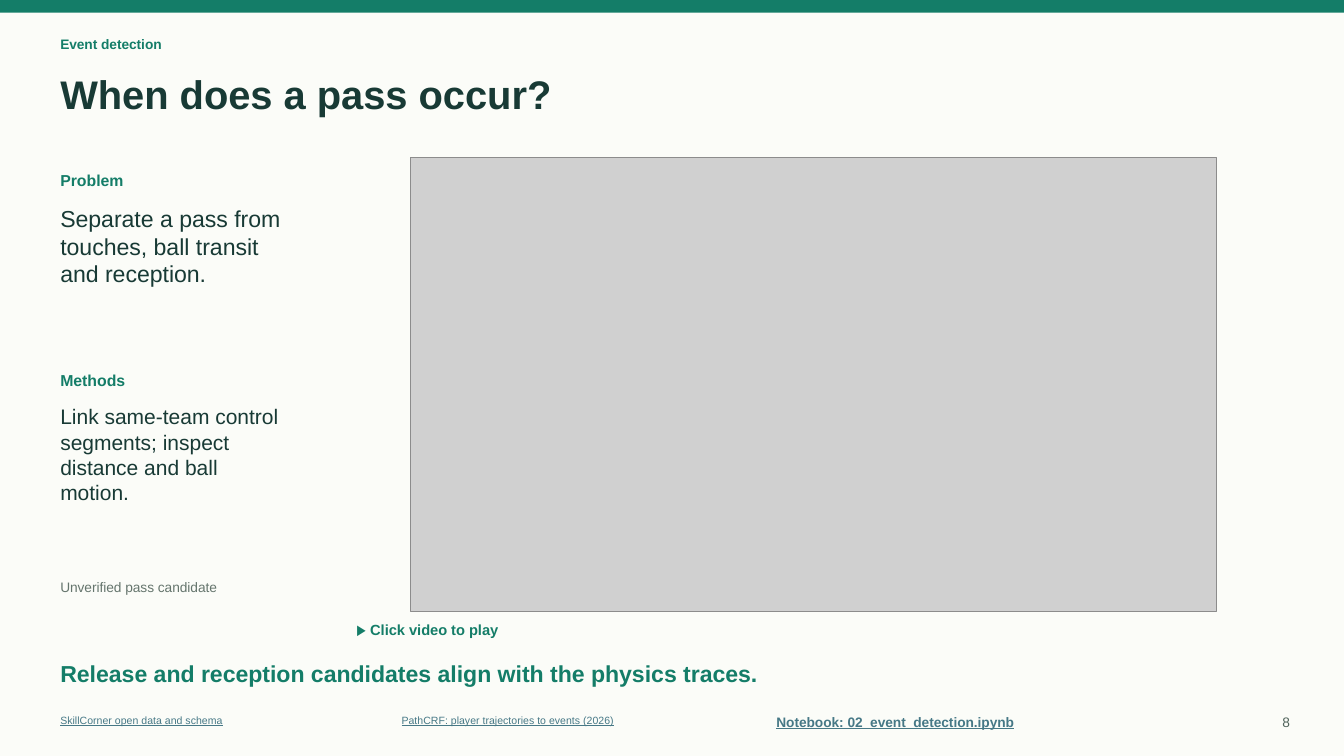
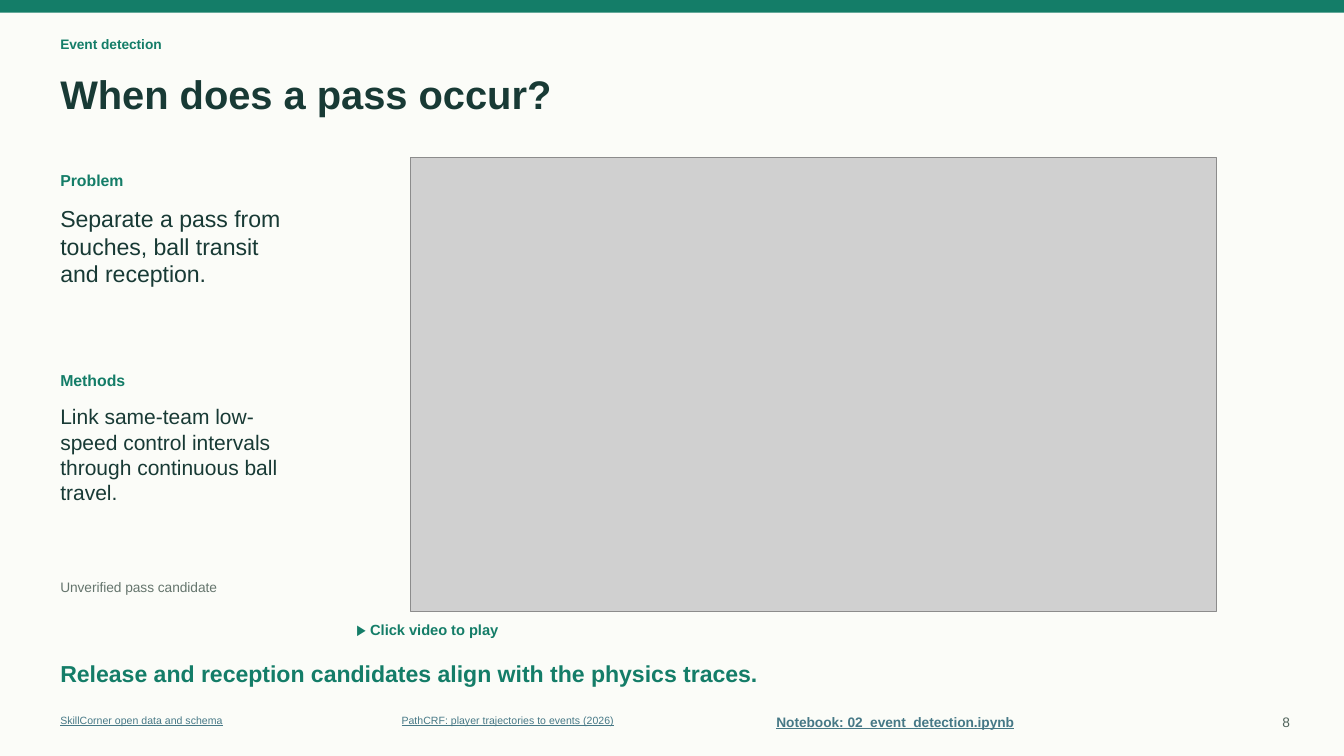
Before and after one commit to zcochran27/tracking-data-applied-workshop, a slide deck: slide 8 of slides/tracking-data-applied-updated.pptx. Drawn at 1344x756 pixels with LibreOffice and Linux fonts; fonts in the diff are those of the drawing; grey boxes stand for pictures. Boxes give left, top, right and bottom in pixels: in the first picture for what was removed or moved away, otherwise in the second. Text is boxed around its words. In the diff, an @@ line names an element or a change of style, - is before the commit and + after.

```diff
--- a/slides/tracking-data-applied-updated.pptx
+++ b/slides/tracking-data-applied-updated.pptx
@@ text at [60,408,278,500]: text changed @@
-Link same-team control segments; inspect distance and ball motion.
+Link same-team low-speed control intervals through continuous ball travel.
```
Also in this commit, not shown: 2 other slides changed, 12 other files.
